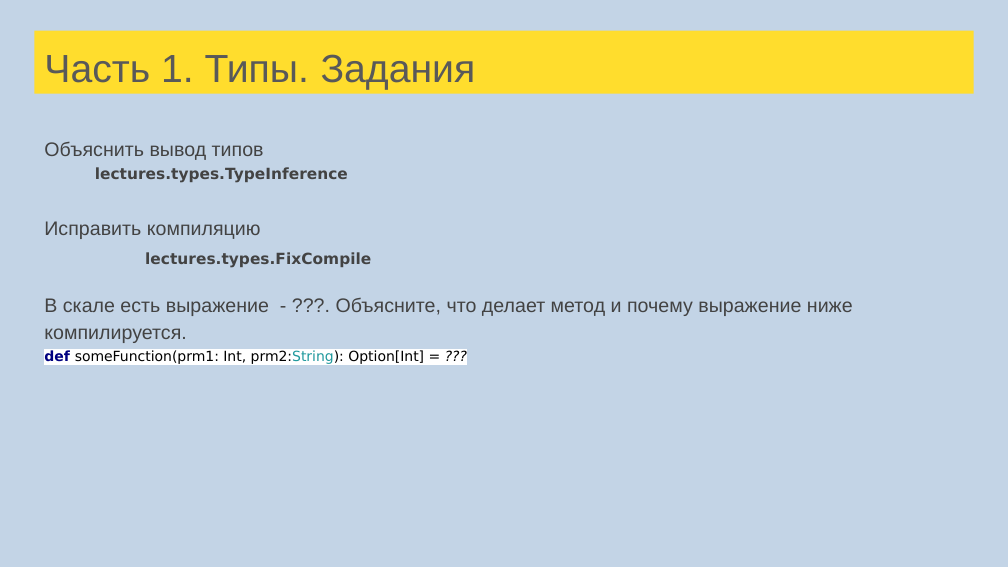
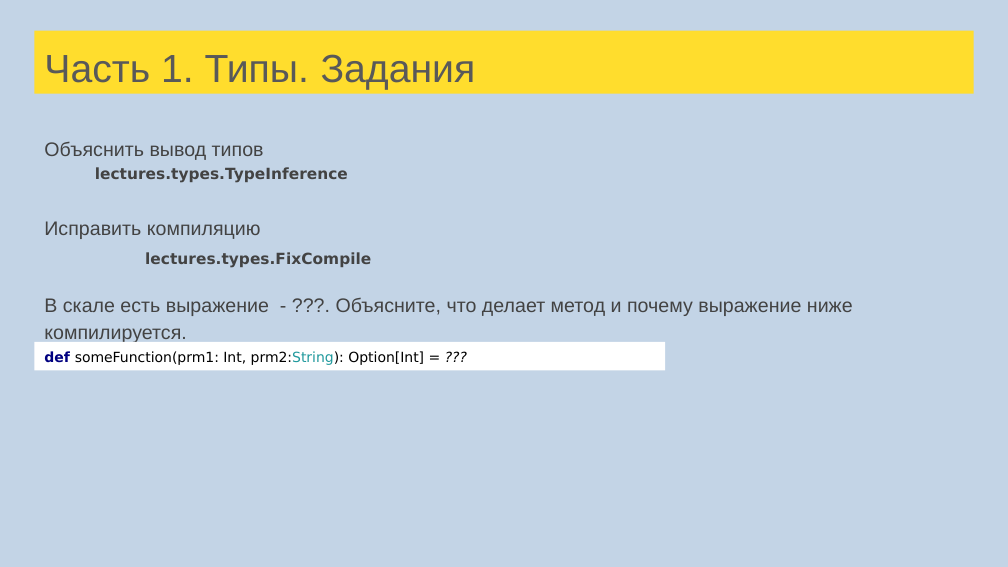
Before and after one commit to tralfamadore/ScalaLectures, a slide deck: slide 18 of src/main/resources/Лекции Scala для FinTech.pptx. Drawn at 1008x567 pixels with LibreOffice and Linux fonts; fonts in the diff are those of the drawing. Boxes give left, top, right and bottom in pixels: in the first picture for what was removed or moved away, otherwise in the second. Text is boxed around its words. In the diff, an @@ line names an element or a change of style, - is before the commit and + after.

```diff
--- a/src/main/resources/Лекции Scala для FinTech.pptx
+++ b/src/main/resources/Лекции Scala для FinTech.pptx
@@ rectangle added at bbox=[34, 342, 665, 370], fill #FFFFFF, 10 pt, text #000000 @@
+def someFunction(prm1: Int, prm2:String): Option[Int] = ???
@@ text at bbox=[44, 350, 424, 364]: paragraph removed @@
-def someFunction(prm1: Int, prm2:String): Option[Int] = ???
```
Also in this commit, not shown: 17 other slides changed, 16 slides added, 2 slides removed, 1 other file.
